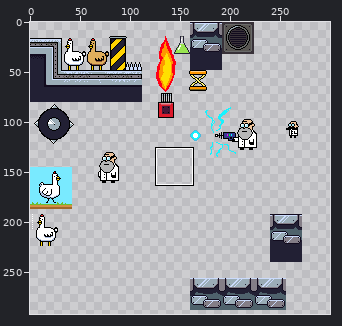
Edited in one commit: sprite sheet (assets/essai.png). The first picture is a wide view before the edit; the outline marks the close-up.
Close-up. Earlier state:
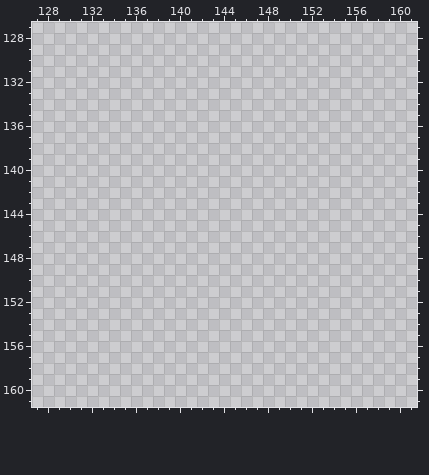
The file is 300x300 pixels. Colours within 5 levels of each other are drawn and written as one. Shown: x 127..161, y 127..161. The wide view leaves out empty margins. The commit also changed other parts of the picture, which this record leaves out.
Now the later version:
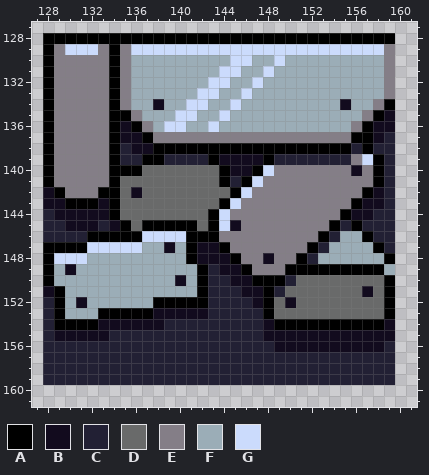
Palette (. is transparent): A #000000  B #120b1e  C #222034  D #696a6a  E #847e87  F #9badb7  G #cbdbfc
Changes in this commit:
Changed rows in their new state; - is an unchanged pixel.
first column x 128:
128 AAAAAAAAAAAAAAAAAAAAAAAAAAAAAAAA
129 AEGGGEAEGGGGGGGGGGGGGGGGGGGGGGGE
130 AEEEEEAEFFFFFFFFFGGFFGFFFFFFFFFE
131 AEEEEEAEFFFFFFFFGGFFGFFFFFFFFFFE
132 AEEEEEAEFFFFFFFGGFFGFFFFFFFFFFFE
133 AEEEEEAEFFFFFFGGFFGFFFFFFFFFFFFE
134 AEEEEEAEFFBFFGGFFGFFFFFFFFFBFFEA
135 AEEEEEAAEFFFGGFFGFFFFFFFFFFFFEAB
136 AEEEEEABAEFGGFFGFFFFFFFFFFFFEABB
137 AEEEEEABBAEEEEEEEEEEEEEEEEEEAABC
138 AEEEEEACBBAAAAAAAAAAAAAAAAAACACC
139 AEEEEEACCAACCCCABBBBACCCCCCCEGAC
140 AEEEEEAAADDDDDDDABBAGEEEEEEEBEAC
141 AEEEEEADDDDDDDDDACAGEEEEEEEEEEAC
142 BAEEEAADBDDDDDDDDAGEEEEEEEEEEABC
143 BBAAABADDDDDDDDDAGEEEEEEEEEEABBC
144 CBBBBBADDDDDDDDAGEEEEEEEEEEABBCC
145 CCBBBCBADAAAAADAGBEEEEEEEEACACCC
146 CCCCAAAAAGGGGAAAEEEEEEEEEACFFACC
147 AAAAGGGGGFFBFABBAEEEEEEEACFFFFAC
148 AGGGFFFFFFFFFABBBAEEBEEACFFFFFFA
149 AFBFFFFFFFFFFFACBBAEEEAAAAAAAAAF
150 AFFFFFFFFFFFBFACCBBAAACDDDDDDDDA
151 BAFFFFFFFFFFFFACCCBBACDDDDDDDBDA
152 CAFBFFFFFFAAAAACCCCBADBDDDDDDDDA
153 CAFFFAAAAABBBBBCCCCCADDDDDDDDDDA
154 CAAAABBBBBBCCCCCCCCCBAAAAAAAAAAB
155 CBBBBBCCCCCCCCCCCCCCBBBBBBBBBBBB
156 CCCCCCCCCCCCCCCCCCCCCBBBBBBBBBBC
157 CCCCCCCCCCCCCCCCCCCCCCCCCCCCCCCC
158 CCCCCCCCCCCCCCCCCCCCCCCCCCCCCCCC
159 CCCCCCCCCCCCCCCCCCCCCCCCCCCCCCCC
Boxes around the changes in both close-ups, in picture pixels (x1, y1, x2, y2):
added: (43, 33, 395, 385)
